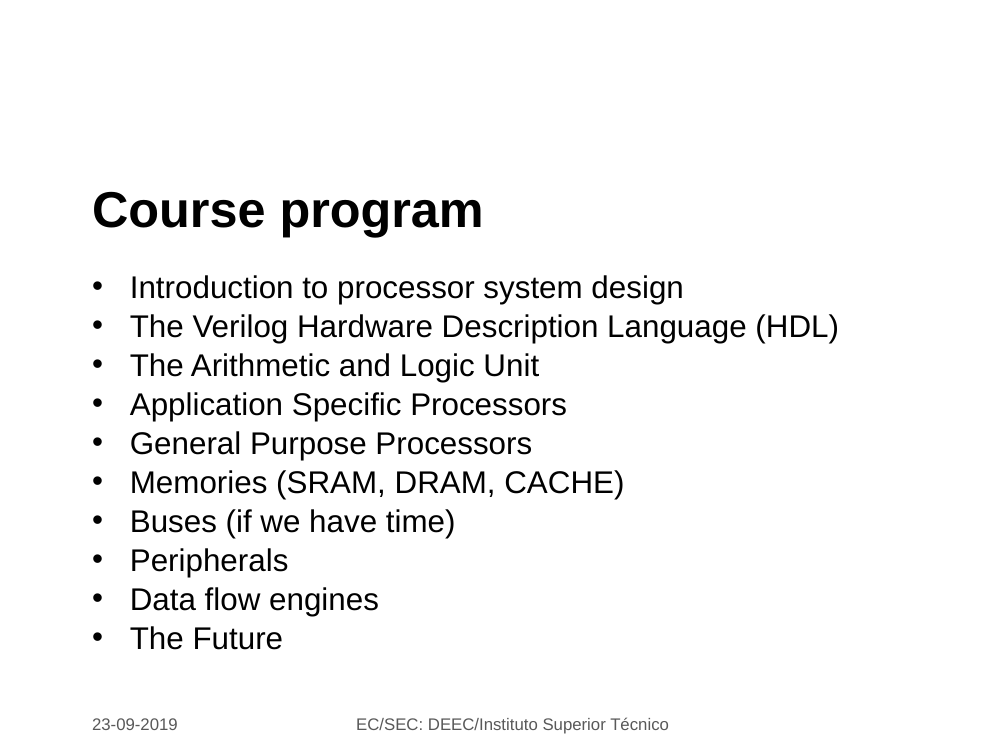
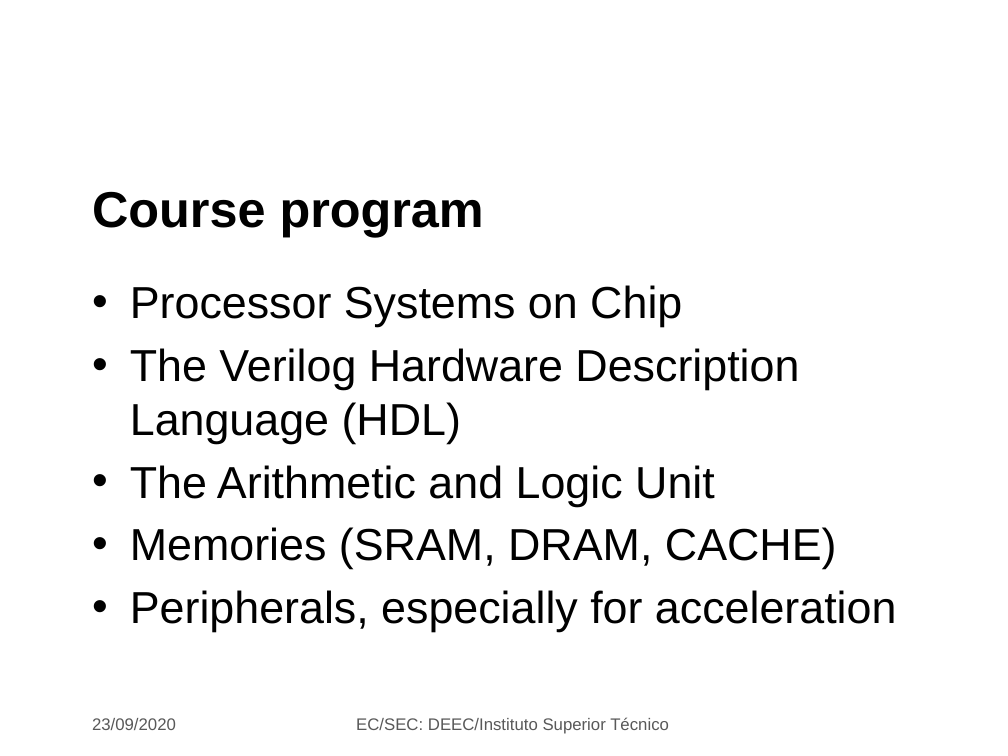
Before and after one commit to jjts/ist-sec, a slide deck: slide 11 of lectures/l1_intro/l1.odp. Drawn at 1008x756 pixels with LibreOffice and Linux fonts; fonts in the diff are those of the drawing; background and template pictures are left out. Boxes give left, top, right and bottom in pixels: in the first picture for what was removed or moved away, otherwise in the second. Text is boxed around its words. In the diff, an @@ line names an element or a change of style, - is before the commit and + after.

```diff
--- a/lectures/l1_intro/l1.odp
+++ b/lectures/l1_intro/l1.odp
@@ text at (130, 285, 682, 327): text changed; size 22.4 to 32 pt @@
-• Introduction to processor system design
+• Processor Systems on Chip
@@ text at (130, 348, 837, 569): size 22.4 to 32 pt in "The Verilog Hardware Description Language (HDL)", "The Arithmetic and Logic Unit", "Memories (SRAM, DRAM, CACHE)"; line spacing 0.8 to 1 @@
@@ text at (130, 392, 567, 460): paragraphs removed @@
-• Application Specific Processors
-• General Purpose Processors
@@ text at (130, 590, 896, 632): text changed; size 22.4 to 32 pt @@
-• Buses (if we have time)
-• Peripherals
-• Data flow engines
-• The Future
+• Peripherals, especially for acceleration
@@ text at (92, 718, 176, 730): text changed @@
-23-09-2019
+23/09/2020
```
Also in this commit, not shown: 9 other slides changed, 10 slides added, 2 slides removed, 10 other files.
